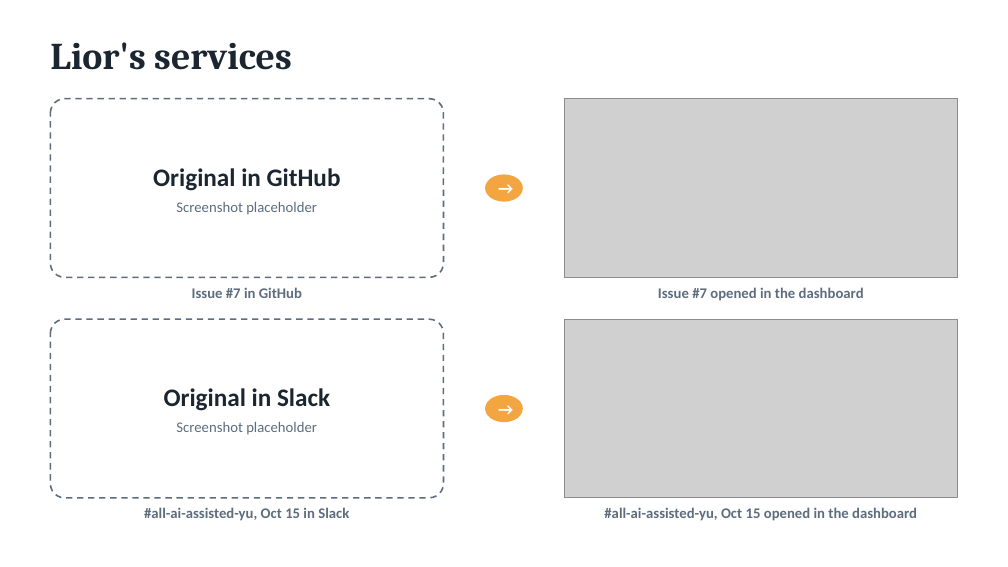
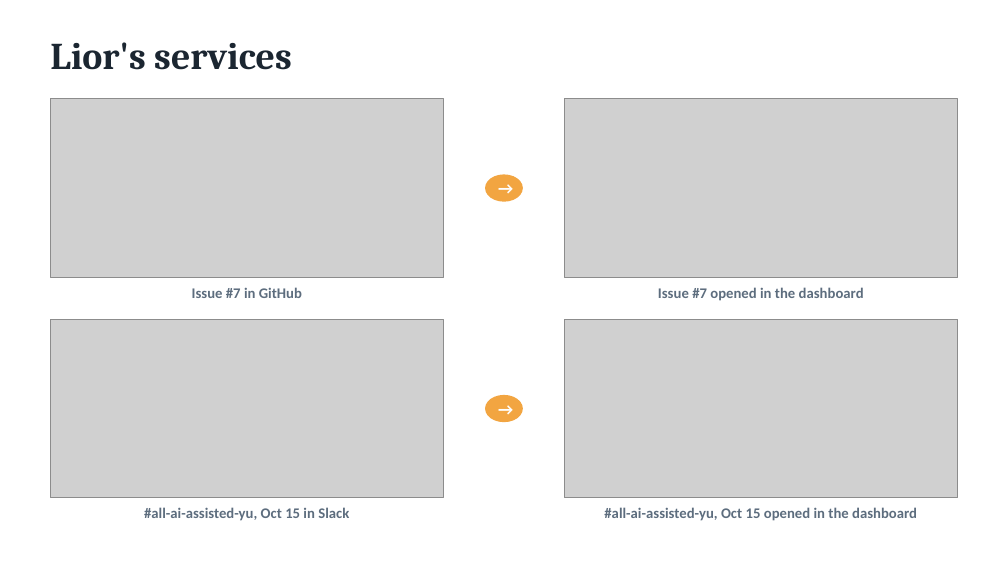
Before and after one commit to aiassistedyu-pixel/mcp-services-dashboard, a slide deck: slide 10 of presentation/project.pptx. Drawn at 1008x567 pixels with LibreOffice and Linux fonts; fonts in the diff are those of the drawing; grey boxes stand for pictures. Boxes give left, top, right and bottom in pixels: in the first picture for what was removed or moved away, otherwise in the second. Text is boxed around its words. In the diff, an @@ line names an element or a change of style, - is before the commit and + after.

Commit message:
Slide 10: GitHub and Slack original screenshots; slide 2: GitHub and Slack done

```diff
--- a/presentation/project.pptx
+++ b/presentation/project.pptx
@@ rounded rectangle removed at <box>51,99,444,278</box> @@
-Original in GitHub
-Screenshot placeholder
@@ picture added at <box>51,99,444,278</box> @@
@@ rounded rectangle removed at <box>51,319,444,498</box> @@
-Original in Slack
-Screenshot placeholder
@@ picture added at <box>51,319,444,498</box> @@
```
Also in this commit, not shown: 1 other slide changed, 3 other files.
